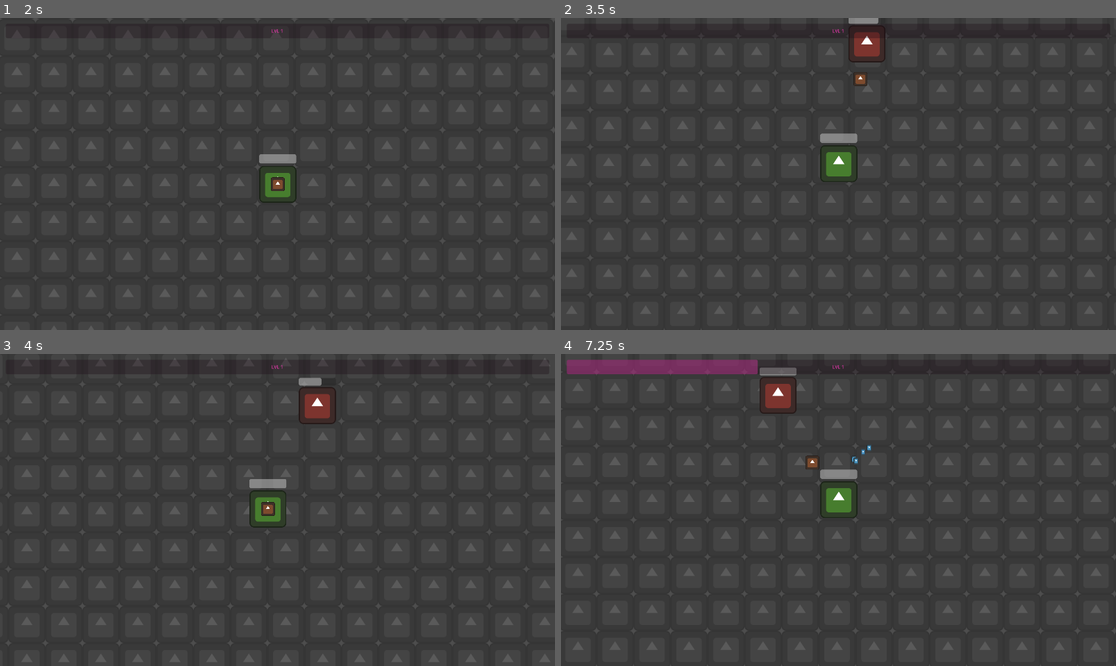
Above: before the commit, frames 1-4 (two rows, left to right).
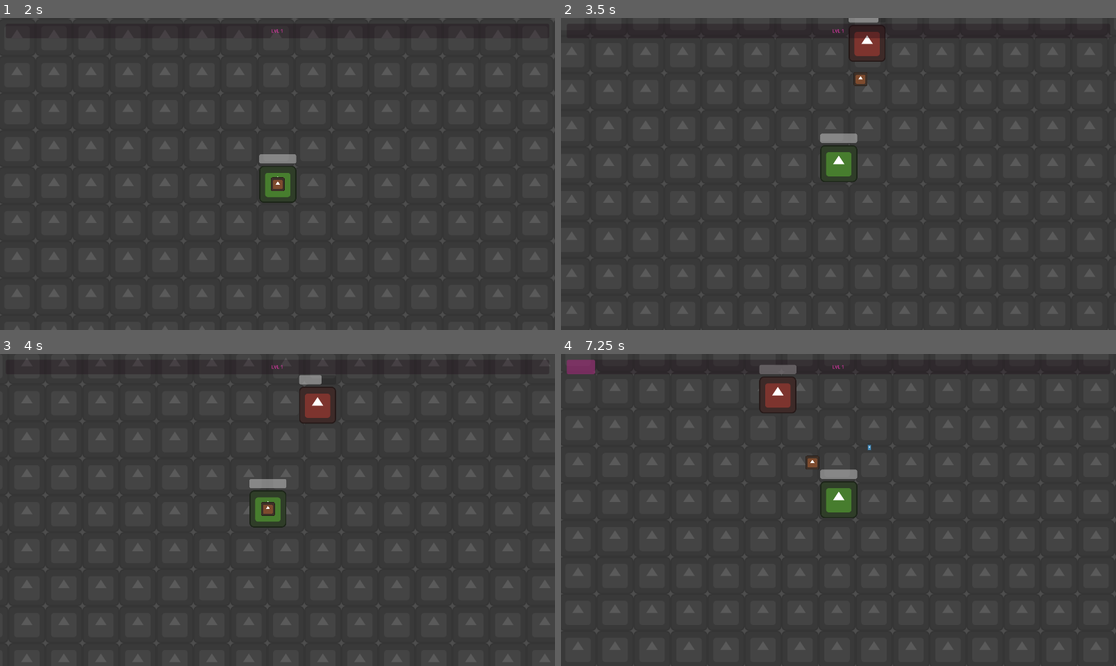
Above: after the commit, the same moments.

Repository: alfroids/survivors-clone
Game: Godot game, scene res://World/world.tscn
The game is run twice, just before and just after one commit, with the same random seed, the same clock (stepped at 60 frames per second) and the same inputs. The engine's default icon, where the game draws it, is replaced by a stand-in: a white triangle on a blue panel in a dark square.
Inputs:
- Up to frame 1 (2 s): tap Enter at 0.5 s; hold D (move_right) 0.53-1.28 s; hold S (move_down) from 1.28 s (still down)
- Up to frame 2 (3.5 s): release S (move_down) at 2.03 s; hold D (move_right) 2.03-2.78 s; hold W (move_up) from 2.78 s (still down)
- Up to frame 3 (4 s): release W (move_up) at 3.53 s; hold A (move_left) from 3.53 s (still down)
- Up to frame 4 (7.25 s): release A (move_left) at 5.03 s; hold S (move_down) 5.03-5.78 s; hold D (move_right) 5.78-6.53 s; hold W (move_up) from 6.53 s (still down)

Frame 1 is identical in both runs. In frame 2, less than 0.1% of the frame differs, in the area x 51-58%, y 1-20%; in frame 3, 0.1%; in frame 4, 1.6%, in the area x 6-56%, y 1-36%.

Commit message:
Add StateMachine and HealthComponent to Enemy

Diff:
--- a/Components/HealthComponent/health_component.gd
+++ b/Components/HealthComponent/health_component.gd
@@ -5,7 +5,8 @@
 @export_range(1.0, 100.0, 1.0, "or_greater") var max_health: float = 10.0:
 	set(mh):
 		max_health = maxf(0.0, mh)
-		health_bar.max_value = max_health
+		if health_bar:
+			health_bar.max_value = max_health
 @export var allow_shield: bool = false
 
 var lost_health: float:
--- /dev/null
+++ b/Enemy/attack_state.gd
@@ -0,0 +1,39 @@
+extends State
+
+
+@export var idle_state: State
+@export var chase_state: State
+
+@onready var entity: Enemy = owner as Enemy
+@onready var attack_range: float = (($"../../Hitbox/CollisionShape2D" as CollisionShape2D).shape as CircleShape2D).radius
+
+
+## Called when this State is being activated.
+func enter(_msg: Dictionary = {}) -> void:
+	pass
+
+
+## Called when this State is being deactivated.
+func exit() -> void:
+	pass
+
+
+## Intended to handle input events from its [class StateMachine].
+func handle_input(_event: InputEvent) -> void:
+	pass
+
+
+## Intended to handle idle processes from its [class StateMachine].
+func update(_delta: float) -> void:
+	pass
+
+
+## Intended to handle physics processes from its [class StateMachine].
+func physics_update(_delta: float) -> void:
+	if not entity.target:
+		change_state(idle_state)
+		return
+
+	if entity.global_position.distance_squared_to(entity.target.global_position) > attack_range**2:
+		change_state(chase_state)
+		return
--- /dev/null
+++ b/Enemy/chase_state.gd
@@ -0,0 +1,43 @@
+extends State
+
+
+@export var move_speed: float
+@export var idle_state: State
+@export var attack_state: State
+
+@onready var entity: Enemy = owner as Enemy
+@onready var attack_range: float = (($"../../Hitbox/CollisionShape2D" as CollisionShape2D).shape as CircleShape2D).radius
+
+
+## Called when this State is being activated.
+func enter(_msg: Dictionary = {}) -> void:
+	pass
+
+
+## Called when this State is being deactivated.
+func exit() -> void:
+	pass
+
+
+## Intended to handle input events from its [class StateMachine].
+func handle_input(_event: InputEvent) -> void:
+	pass
+
+
+## Intended to handle idle processes from its [class StateMachine].
+func update(_delta: float) -> void:
+	pass
+
+
+## Intended to handle physics processes from its [class StateMachine].
+func physics_update(_delta: float) -> void:
+	if not entity.target:
+		change_state(idle_state)
+		return
+
+	if entity.global_position.distance_squared_to(entity.target.global_position) <= attack_range**2:
+		change_state(attack_state)
+
+	var move_dir: Vector2 = entity.global_position.direction_to(entity.target.global_position)
+	entity.velocity = move_speed * move_dir
+	entity.move_and_slide()
--- a/Enemy/enemy.gd
+++ b/Enemy/enemy.gd
@@ -2,52 +2,26 @@
 extends CharacterBody2D
 
 
-@export var enemy_data: EnemyData
+@export var xp_drop: int = 50
 @export var xp_scene: PackedScene
 
-var max_health: int
-var move_speed: float
-var health: int:
-	set(h):
-		health = clampi(h, 0, max_health)
-		health_bar.value = health
-
-@onready var player: CharacterBody2D = get_tree().get_first_node_in_group(&"player") as CharacterBody2D
-@onready var health_bar: ProgressBar = $HealthBar as ProgressBar
+@onready var target: Player = get_tree().get_first_node_in_group(&"player") as Player
+@onready var health_component: HealthComponent = $HealthComponent as HealthComponent
+@onready var state_machine: StateMachine = $StateMachine as StateMachine
 
 
-func _ready() -> void:
-	if enemy_data.texture:
-		($Sprite2D as Sprite2D).texture = enemy_data.texture
-
-	max_health = enemy_data.max_health
-	move_speed = enemy_data.move_speed
-	health = max_health
-
-	($Hitbox as Hitbox).damage_data = enemy_data.damage_data
-
-	health_bar.max_value = max_health
-	health_bar.value = health
-
-
-func _physics_process(_delta: float) -> void:
-	movement()
-
-
-func movement() -> void:
-	var move_dir: Vector2 = global_position.direction_to(player.global_position)
-	velocity = move_speed * move_dir
-	move_and_slide()
+func _physics_process(delta: float) -> void:
+	state_machine.physics_update(delta)
 
 
 func _on_hurtbox_received_damage(damage_data: DamageData) -> void:
-	health -= damage_data.damage_per_tick
+	var died: bool = health_component.take_damage(damage_data.damage_per_tick)
 
-	if not health:
+	if died:
 		@warning_ignore("integer_division")
-		for i in range(enemy_data.xp_drop / 100):
+		for i in range(xp_drop / 100):
 			spawn_xp(100)
-		spawn_xp(enemy_data.xp_drop % 100)
+		spawn_xp(xp_drop % 100)
 
 		queue_free()
 
--- a/Enemy/enemy.tscn
+++ b/Enemy/enemy.tscn
@@ -1,26 +1,17 @@
-[gd_scene load_steps=15 format=3 uid="uid://b1kan3wtv5trr"]
+[gd_scene load_steps=18 format=3 uid="uid://b1kan3wtv5trr"]
 
 [ext_resource type="Texture2D" uid="uid://bor6xfqb3k54d" path="res://icon.svg" id="1_54a1r"]
 [ext_resource type="Script" path="res://Enemy/enemy.gd" id="1_r2jj5"]
-[ext_resource type="Script" path="res://EnemyData/enemy_data.gd" id="2_ouuid"]
 [ext_resource type="Shader" uid="uid://y682225ucbre" path="res://Shaders/recolor.tres" id="2_xuysw"]
 [ext_resource type="PackedScene" uid="uid://bxs0p7ry7bwps" path="res://XP/xp.tscn" id="3_py0fd"]
 [ext_resource type="Script" path="res://Hurtbox/hurtbox.gd" id="4_fjgfo"]
 [ext_resource type="Script" path="res://Hitbox/hitbox.gd" id="4_jtv4c"]
 [ext_resource type="Script" path="res://DamageData/damage_data.gd" id="5_2gdeb"]
-
-[sub_resource type="Resource" id="Resource_76dh3"]
-script = ExtResource("5_2gdeb")
-damage_per_tick = 2
-total_ticks = 0
-ticks_frequency = 1.0
-
-[sub_resource type="Resource" id="Resource_7wh8l"]
-script = ExtResource("2_ouuid")
-max_health = 10
-move_speed = 100.0
-damage_data = SubResource("Resource_76dh3")
-xp_drop = 350
+[ext_resource type="PackedScene" uid="uid://b1o71rylv2pet" path="res://Components/HealthComponent/health_component.tscn" id="9_mql68"]
+[ext_resource type="Script" path="res://StateMachine/state_machine.gd" id="10_unvxc"]
+[ext_resource type="Script" path="res://Enemy/idle_state.gd" id="11_2usdp"]
+[ext_resource type="Script" path="res://Enemy/chase_state.gd" id="12_eg4yh"]
+[ext_resource type="Script" path="res://Enemy/attack_state.gd" id="13_kng0s"]
 
 [sub_resource type="ShaderMaterial" id="ShaderMaterial_o12hw"]
 shader = ExtResource("2_xuysw")
@@ -29,8 +20,14 @@
 [sub_resource type="RectangleShape2D" id="RectangleShape2D_jq8ny"]
 size = Vector2(64, 64)
 
+[sub_resource type="Resource" id="Resource_7egi3"]
+script = ExtResource("5_2gdeb")
+damage_per_tick = 1.0
+total_ticks = 0
+ticks_frequency = 2.0
+
 [sub_resource type="CircleShape2D" id="CircleShape2D_n5acj"]
-radius = 104.0
+radius = 120.0
 
 [sub_resource type="RectangleShape2D" id="RectangleShape2D_dlm14"]
 size = Vector2(128, 128)
@@ -39,7 +36,6 @@
 collision_layer = 4
 motion_mode = 1
 script = ExtResource("1_r2jj5")
-enemy_data = SubResource("Resource_7wh8l")
 xp_scene = ExtResource("3_py0fd")
 
 [node name="Sprite2D" type="Sprite2D" parent="."]
@@ -56,6 +52,7 @@
 collision_mask = 16
 monitorable = false
 script = ExtResource("4_jtv4c")
+damage_data = SubResource("Resource_7egi3")
 
 [node name="CollisionShape2D" type="CollisionShape2D" parent="Hitbox"]
 shape = SubResource("CircleShape2D_n5acj")
@@ -70,11 +67,26 @@
 [node name="CollisionShape2D" type="CollisionShape2D" parent="Hurtbox"]
 shape = SubResource("RectangleShape2D_dlm14")
 
-[node name="HealthBar" type="ProgressBar" parent="."]
-offset_left = -64.0
-offset_top = -96.0
-offset_right = 64.0
-offset_bottom = -69.0
-show_percentage = false
+[node name="HealthComponent" parent="." instance=ExtResource("9_mql68")]
+position = Vector2(0, -88)
+
+[node name="StateMachine" type="Node" parent="." node_paths=PackedStringArray("default_state")]
+script = ExtResource("10_unvxc")
+default_state = NodePath("Idle")
+
+[node name="Idle" type="Node" parent="StateMachine" node_paths=PackedStringArray("chase_state")]
+script = ExtResource("11_2usdp")
+chase_state = NodePath("../Chase")
+
+[node name="Chase" type="Node" parent="StateMachine" node_paths=PackedStringArray("idle_state", "attack_state")]
+script = ExtResource("12_eg4yh")
+move_speed = 100.0
+idle_state = NodePath("../Idle")
+attack_state = NodePath("../Attack")
+
+[node name="Attack" type="Node" parent="StateMachine" node_paths=PackedStringArray("idle_state", "chase_state")]
+script = ExtResource("13_kng0s")
+idle_state = NodePath("../Idle")
+chase_state = NodePath("../Chase")
 
 [connection signal="received_damage" from="Hurtbox" to="." method="_on_hurtbox_received_damage"]
--- /dev/null
+++ b/Enemy/idle_state.gd
@@ -0,0 +1,32 @@
+extends State
+
+
+@export var chase_state: State
+
+@onready var entity: Enemy = owner as Enemy
+
+
+## Called when this State is being activated.
+func enter(_msg: Dictionary = {}) -> void:
+	pass
+
+
+## Called when this State is being deactivated.
+func exit() -> void:
+	pass
+
+
+## Intended to handle input events from its [class StateMachine].
+func handle_input(_event: InputEvent) -> void:
+	pass
+
+
+## Intended to handle idle processes from its [class StateMachine].
+func update(_delta: float) -> void:
+	pass
+
+
+## Intended to handle physics processes from its [class StateMachine].
+func physics_update(_delta: float) -> void:
+	if entity.target:
+		change_state(chase_state)
--- a/EnemyData/enemy_data.gd
+++ b/EnemyData/enemy_data.gd
@@ -3,7 +3,6 @@
 
 
 @export var texture: Texture
-@export var max_health: int
-@export var move_speed: float
+@export var attack_range: float
 @export var damage_data: DamageData
 @export var xp_drop: int
--- /dev/null
+++ b/StateMachine/state.gd
@@ -0,0 +1,55 @@
+class_name State
+extends Node
+## A State class for a FSM
+##
+## This class handles the inputs given to the StateMachine. It can request state
+## transitions by declaring variables that contain possible next states:
+## [codeblock]
+## @export var another_state: State
+## [/codeblock]
+## and calling the [method State.change_state] method.
+
+
+# VARIABLES
+
+## The State Machine this State is attached to.
+var state_machine: StateMachine
+##
+var is_active_state: bool:
+	get:
+		return state_machine.active_state == self
+
+
+# METHODS
+#func _ready() -> void:
+	#await owner.ready
+
+## Called when this State is being activated.
+func enter(_msg: Dictionary = {}) -> void:
+	pass
+
+
+## Called when this State is being deactivated.
+func exit() -> void:
+	pass
+
+
+## Intended to handle input events from its [class StateMachine].
+func handle_input(_event: InputEvent) -> void:
+	pass
+
+
+## Intended to handle idle processes from its [class StateMachine].
+func update(_delta: float) -> void:
+	pass
+
+
+## Intended to handle physics processes from its [class StateMachine].
+func physics_update(_delta: float) -> void:
+	pass
+
+
+## Shorthand for state transitions via the State Machine.
+func change_state(new_state: State, msg: Dictionary = {}) -> void:
+	if is_active_state:
+		state_machine.change_state(new_state, msg)
--- /dev/null
+++ b/StateMachine/state_machine.gd
@@ -0,0 +1,58 @@
+@icon("state_machine.png")
+class_name StateMachine
+extends Node
+## A Finite State Machine class
+
+
+# SIGNALS
+
+## Emitted when the StateMachine transitions from one state to another.
+signal state_changed(new_state: State)
+
+# VARIABLES
+
+## The state in which the StateMachine will default to.
+@export var default_state: State
+
+## The currently active state handling all inputs.
+@onready var active_state: State = default_state
+
+
+# METHODS
+
+## Initializes the [param STATES] Dictionary and activates the
+## [param initial state].
+func _ready() -> void:
+	for child in get_children():
+		if child is State:
+			(child as State).state_machine = self
+
+	active_state.enter()
+
+
+## Exits the currently active state and enters a new state. Emits
+## [signal state_changed].
+func change_state(new_state: State, msg: Dictionary = {}) -> void:
+	if not new_state:
+		new_state = default_state
+
+	active_state.exit()
+	active_state = new_state
+	active_state.enter(msg)
+
+	state_changed.emit(active_state)
+
+
+## Intended to handle input events from its [param owner].
+func handle_input(event: InputEvent) -> void:
+	active_state.handle_input(event)
+
+
+## Intended to handle idle processes from its [param owner].
+func update(delta: float) -> void:
+	active_state.update(delta)
+
+
+## Intended to handle physics processes from its [param owner].
+func physics_update(delta: float) -> void:
+	active_state.physics_update(delta)
--- /dev/null
+++ b/StateMachine/state_machine.svg
@@ -0,0 +1,12 @@
+<!DOCTYPE svg PUBLIC "-//W3C//DTD SVG 1.1//EN" "http://www.w3.org/Graphics/SVG/1.1/DTD/svg11.dtd">
+
+<!-- Uploaded to: SVG Repo, www.svgrepo.com, Transformed by: SVG Repo Mixer Tools -->
+<svg fill="#e0e0e0" height="800px" width="800px" version="1.1" id="Layer_1" xmlns="http://www.w3.org/2000/svg" xmlns:xlink="http://www.w3.org/1999/xlink" viewBox="0 0 512 512" xml:space="preserve" stroke="#e0e0e0" stroke-width="0.00512">
+
+<g id="SVGRepo_bgCarrier" stroke-width="0"/>
+
+<g id="SVGRepo_tracerCarrier" stroke-linecap="round" stroke-linejoin="round"/>
+
+<g id="SVGRepo_iconCarrier"> <g> <g> <path d="M441.972,232.727c38.609,0,70.028-31.418,70.028-70.028V70.028C512,31.418,480.582,0,441.972,0H70.028 C31.395,0,0,31.418,0,70.028V162.7c0,38.609,31.395,70.028,70.028,70.028h162.7v46.545h-69.818 c-57.46,0-105.007,41.937-114.385,96.768C20.48,385.094,0,411.159,0,442.182C0,480.675,31.302,512,69.818,512 c38.493,0,69.818-31.325,69.818-69.818c0-29.3-18.199-54.365-43.846-64.698c8.029-29.673,34.932-51.665,67.119-51.665h69.818 v50.828c-27.043,9.635-46.545,35.235-46.545,65.536C186.182,480.675,217.484,512,256,512c38.493,0,69.818-31.325,69.818-69.818 c0-30.301-19.526-55.901-46.545-65.536v-50.828h69.818c32.186,0,59.066,21.993,67.119,51.665 c-25.647,10.333-43.846,35.398-43.846,64.698c0,38.493,31.302,69.818,69.818,69.818C480.675,512,512,480.675,512,442.182 c0-31.023-20.48-57.088-48.524-66.141c-9.402-54.831-56.948-96.768-114.385-96.768h-69.818v-46.545H441.972z"/> </g> </g> </g>
+
+</svg>
Binary file added: StateMachine/state_machine.png
Not shown, added: StateMachine/state_machine.png.import
Not shown, added: StateMachine/state_machine.svg.import
